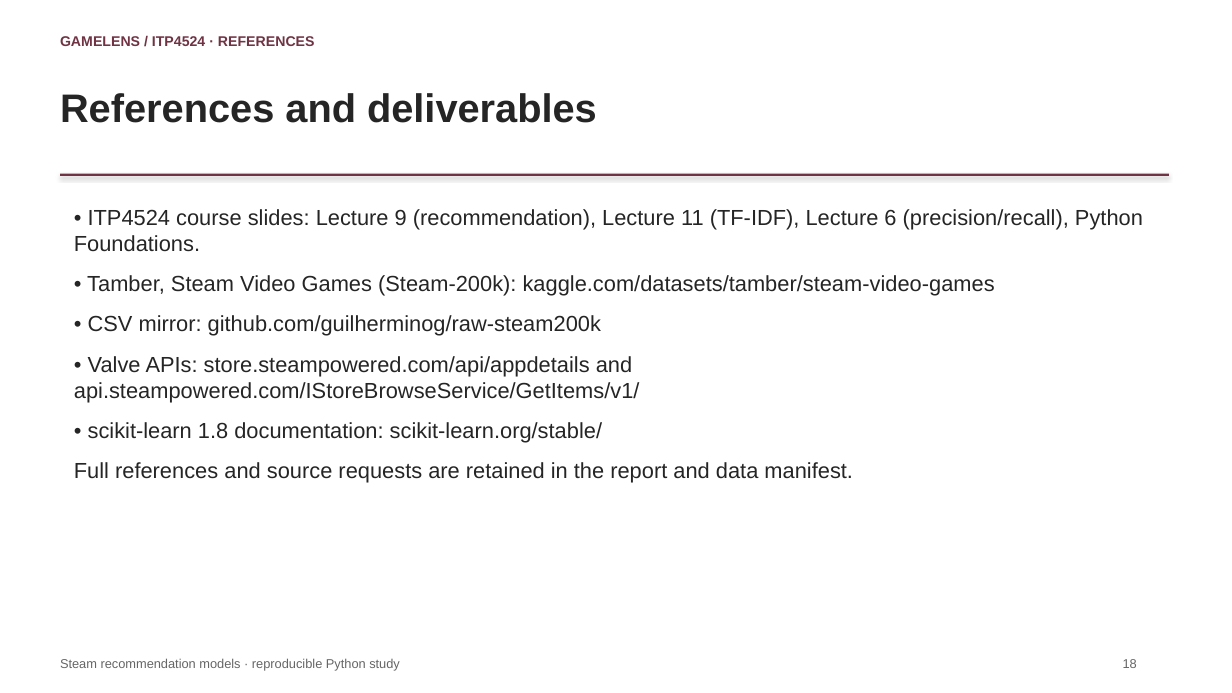
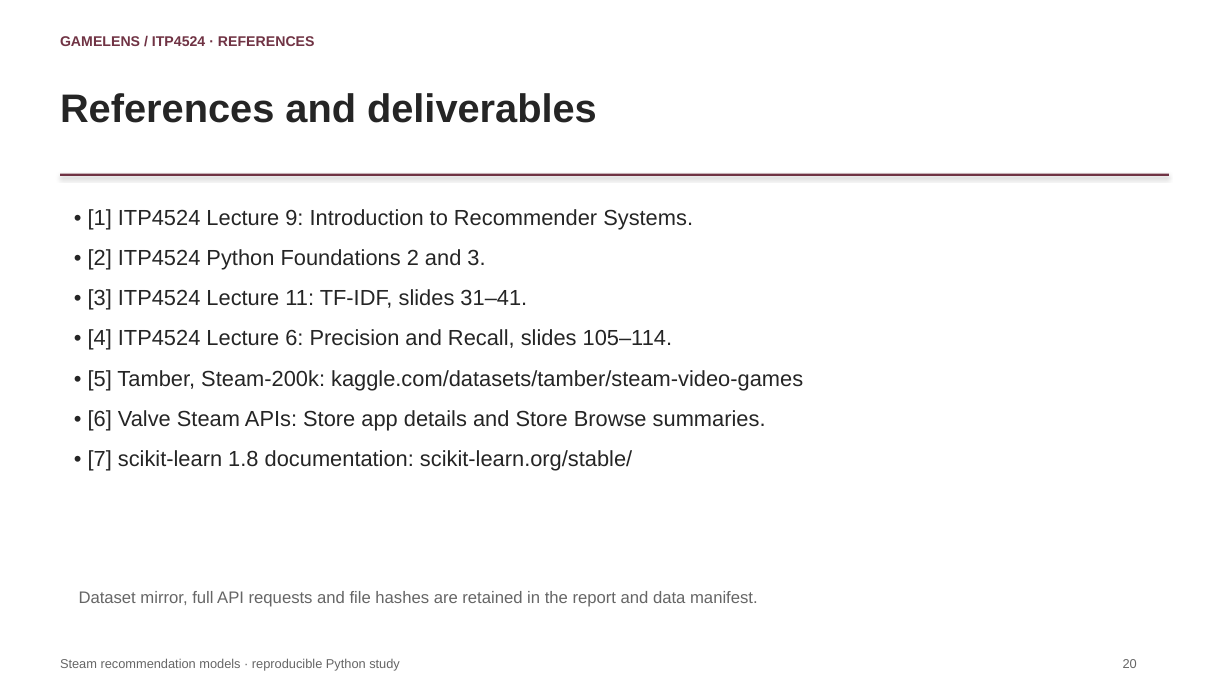
Before and after one commit to CalebChan411/ITP4524GP, a slide deck: slide 20 of part_b/game_recommendation/presentation.pptx (slide 18 before the commit). Drawn at 1232x693 pixels with LibreOffice and Linux fonts; fonts in the diff are those of the drawing. Boxes give left, top, right and bottom in pixels: in the first picture for what was removed or moved away, otherwise in the second. Text is boxed around its words. In the diff, an @@ line names an element or a change of style, - is before the commit and + after.

```diff
--- a/part_b/game_recommendation/presentation.pptx
+++ b/part_b/game_recommendation/presentation.pptx
@@ text at (88, 209, 803, 471): text changed @@
-• ITP4524 course slides: Lecture 9 (recommendation), Lecture 11 (TF-IDF), Lecture 6 (precision/recall), Python Foundations.
-• Tamber, Steam Video Games (Steam-200k): kaggle.com/datasets/tamber/steam-video-games
-• CSV mirror: github.com/guilherminog/raw-steam200k
-• Valve APIs: store.steampowered.com/api/appdetails and api.steampowered.com/IStoreBrowseService/GetItems/v1/
-• scikit-learn 1.8 documentation: scikit-learn.org/stable/
-Full references and source requests are retained in the report and data manifest.
+• [1] ITP4524 Lecture 9: Introduction to Recommender Systems.
+• [2] ITP4524 Python Foundations 2 and 3.
+• [3] ITP4524 Lecture 11: TF-IDF, slides 31–41.
+• [4] ITP4524 Lecture 6: Precision and Recall, slides 105–114.
+• [5] Tamber, Steam-200k: kaggle.com/datasets/tamber/steam-video-games
+• [6] Valve Steam APIs: Store app details and Store Browse summaries.
+• [7] scikit-learn 1.8 documentation: scikit-learn.org/stable/
@@ text added at (79, 591, 758, 607), 13 pt, text #666666 @@
+Dataset mirror, full API requests and file hashes are retained in the report and data manifest.
@@ text at (1123, 659, 1137, 668): text changed @@
-18
+20
```
Also in this commit, not shown: 8 other slides changed, 2 slides added, 4 other files.
